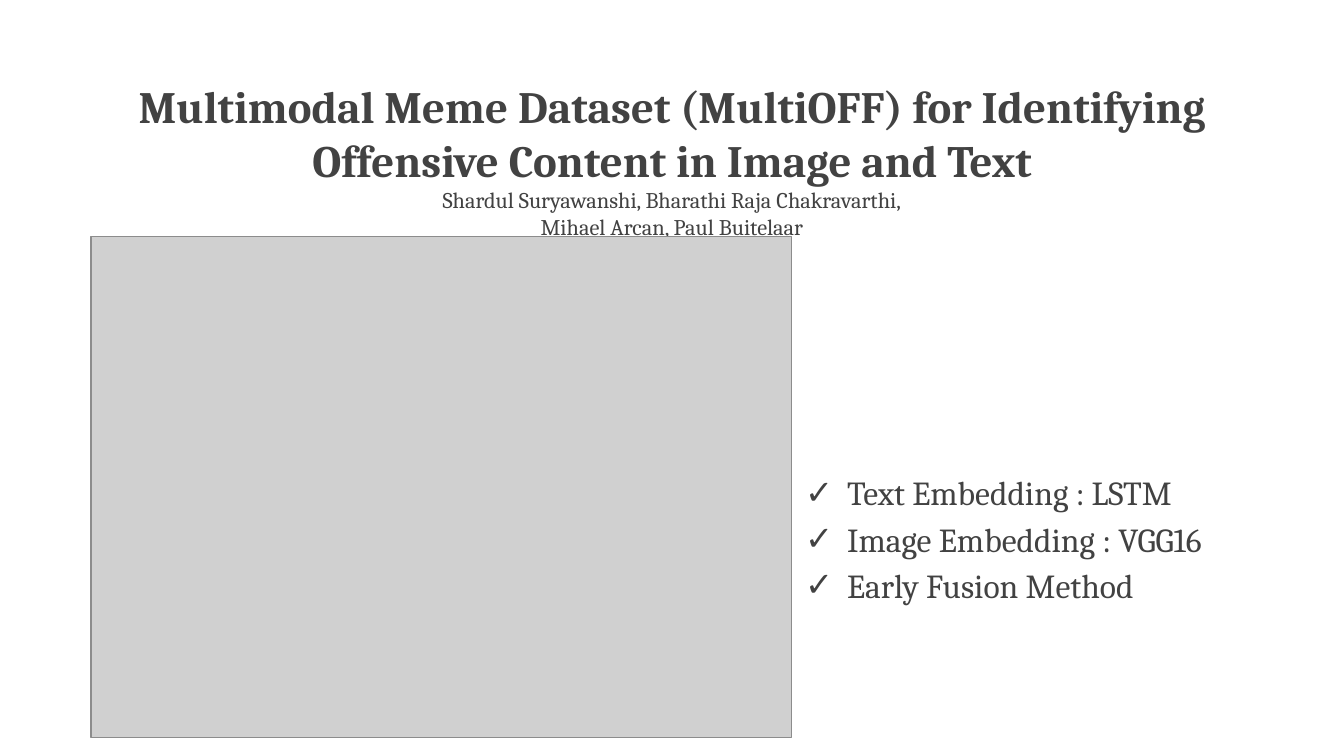
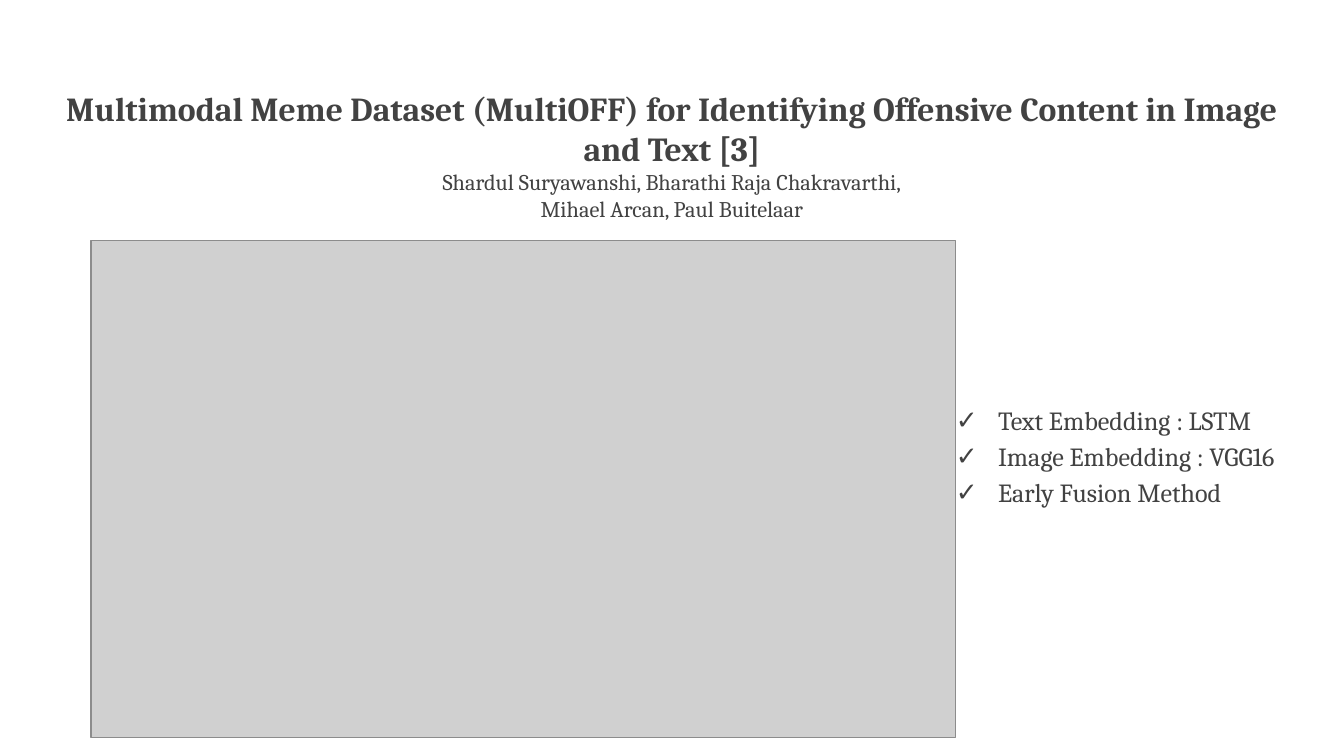
Before and after one commit to VarunBohara/Mini-Project-Documents, a slide deck: slide 9 of MINI PROJECT REVIEW.pptx. Drawn at 1344x756 pixels with LibreOffice and Linux fonts; fonts in the diff are those of the drawing; grey boxes stand for pictures. Boxes give left, top, right and bottom in pixels: in the first picture for what was removed or moved away, otherwise in the second. Text is boxed around its words. In the diff, an @@ line names an element or a change of style, - is before the commit and + after.

```diff
--- a/MINI PROJECT REVIEW.pptx
+++ b/MINI PROJECT REVIEW.pptx
@@ title at [66,96,1277,220]: text changed; size 24 to 18 pt @@
-Multimodal Meme Dataset (MultiOFF) for Identifying Offensive Content in Image and Text
-Shardul Suryawanshi, Bharathi Raja Chakravarthi,
-Mihael Arcan, Paul Buitelaar
+Multimodal Meme Dataset (MultiOFF) for Identifying Offensive Content in Image and Text [3]
+Shardul Suryawanshi, Bharathi Raja Chakravarthi,
+Mihael Arcan, Paul Buitelaar
@@ picture: place and size @@
-picture at [91,237,792,738]
+picture at [91,241,957,738]
@@ text "Text Embedding : LSTM": place and size @@
-text "Text Embedding : LSTM" at [847,481,1201,606]
+text "Text Embedding : LSTM" at [998,412,1274,508]
@@ text "Text Embedding : LSTM" at [998,412,1274,508]: size 18 to 14 pt @@
```
Also in this commit, not shown: 11 other slides changed.
